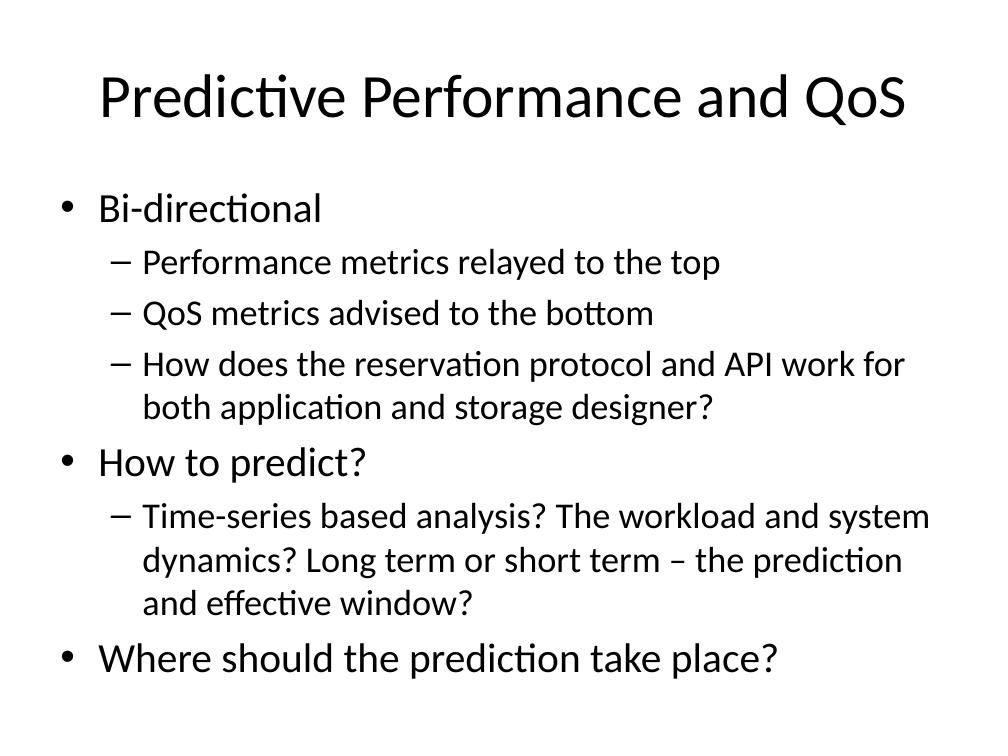
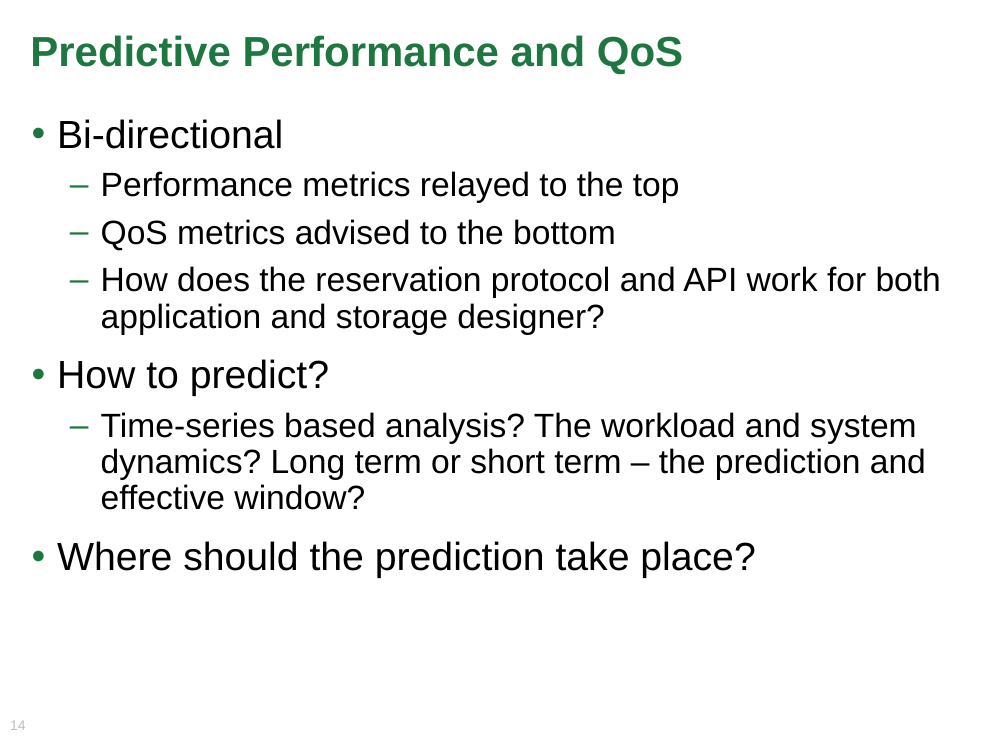
Before and after one commit to TPLink32/sirius, a slide deck: slide 14 of All-Hand-Meetings/AHM-10-14-2015/Presentations/SIRIUS_AHM-wang.pptx (slide 4 before the commit). Drawn at 1008x756 pixels with LibreOffice and Linux fonts; fonts in the diff are those of the drawing; background and template pictures are left out. Boxes give left, top, right and bottom in pixels: in the first picture for what was removed or moved away, otherwise in the second. Text is boxed around its words. In the diff, an @@ line names an element or a change of style, - is before the commit and + after.

```diff
--- a/All-Hand-Meetings/AHM-10-14-2015/Presentations/SIRIUS_AHM-wang.pptx
+++ b/All-Hand-Meetings/AHM-10-14-2015/Presentations/SIRIUS_AHM-wang.pptx
@@ title "Predictive Performance and QoS": place and size @@
-title "Predictive Performance and QoS" at (100, 74, 907, 125)
+title "Predictive Performance and QoS" at (30, 35, 683, 74)
@@ title "Predictive Performance and QoS" at (30, 35, 683, 74): size 44 to 30 pt, font Calibri to Arial, text colour #000000 to #1E7640, bold on; alignment centre to left; line spacing 1 to 0.85; vertical alignment middle to top @@
@@ text "Bi-directional": place and size @@
-text "Bi-directional" at (98, 193, 930, 679)
+text "Bi-directional" at (57, 119, 941, 578)
@@ text "Bi-directional" at (57, 119, 941, 578): size 29.6 to 28 pt in "Bi-directional", "How to predict?", "Where should the prediction take place?"; font Calibri to Arial; size 25.9 to 24 pt in "Performance metrics relayed to the top", "QoS metrics advised to the bottom", "How does the reservation protocol and API ...", "Time-series based analysis? The workload and system ..."; indent changed; line spacing 1 to 0.9; more space between paragraphs @@
@@ page number added at (10, 721, 26, 730), 10 pt, text #BFBFBF @@
+14
```
Also in this commit, not shown: 3 other slides changed, 10 slides added.
